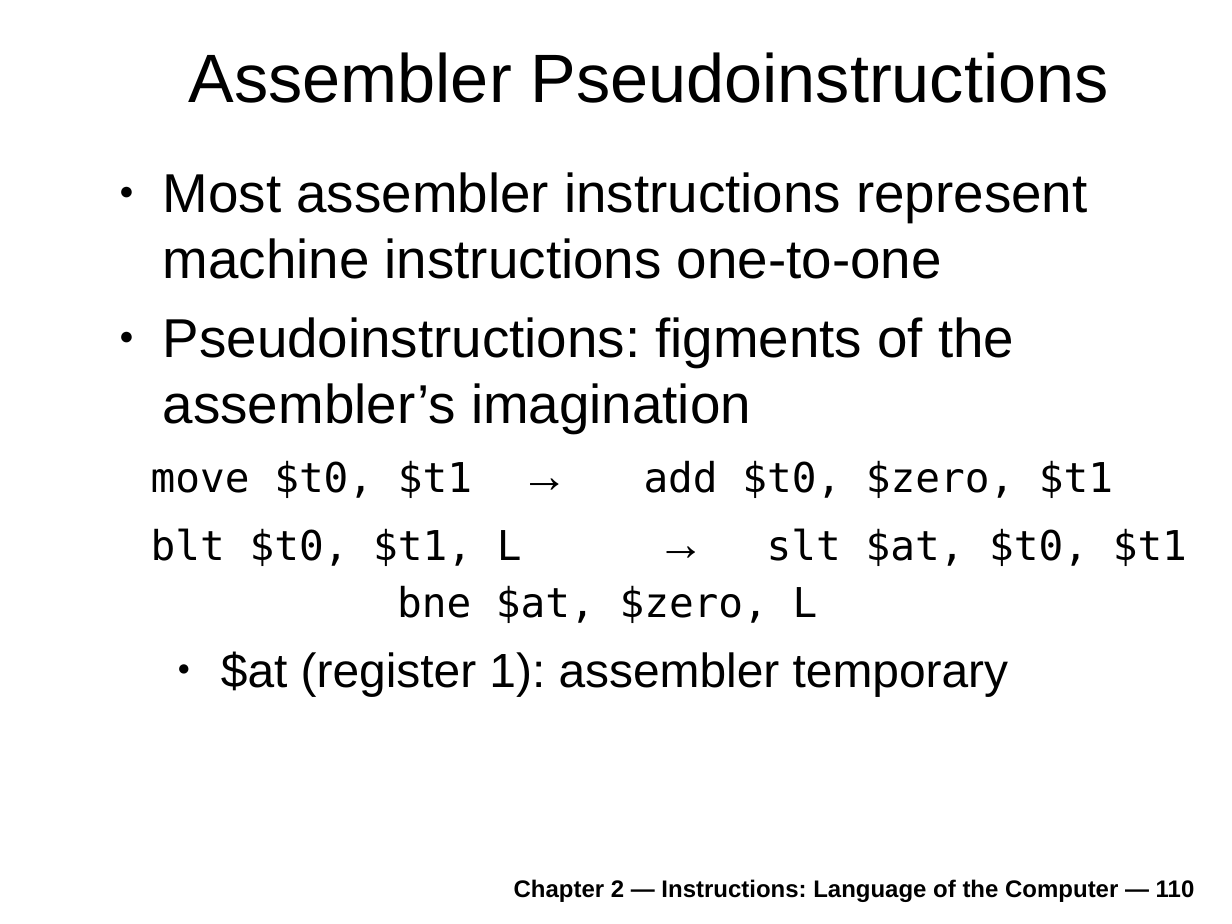
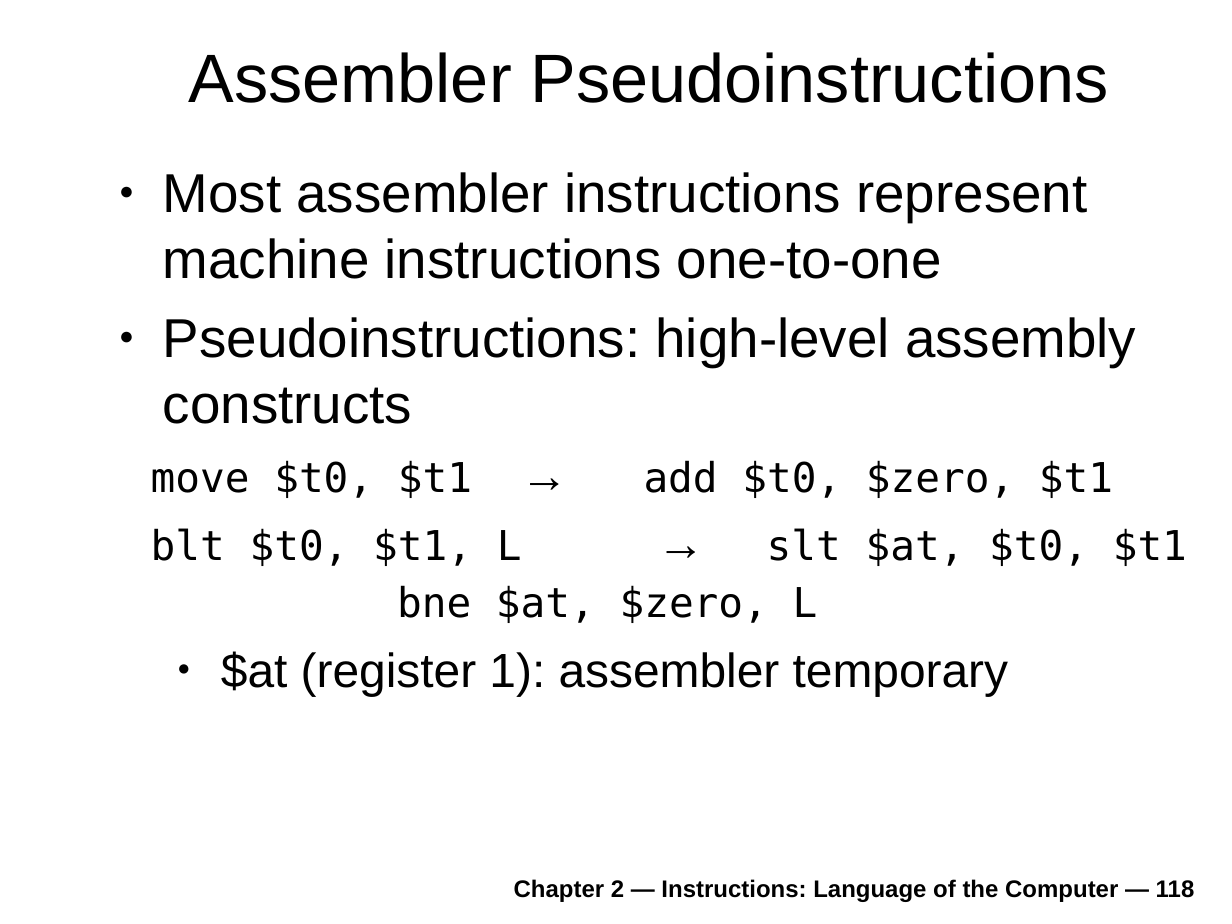
Before and after one commit to antonburtsev/cs3810, a slide deck: slide 118 of lectures/lecture04-mips/lecture-04-mips.odp (slide 110 before the commit). Drawn at 1232x924 pixels with LibreOffice and Linux fonts; fonts in the diff are those of the drawing. Boxes give left, top, right and bottom in pixels: in the first picture for what was removed or moved away, otherwise in the second. Text is boxed around its words. In the diff, an @@ line names an element or a change of style, - is before the commit and + after.

```diff
--- a/lectures/lecture04-mips/lecture-04-mips.odp
+++ b/lectures/lecture04-mips/lecture-04-mips.odp
@@ text at (163, 317, 1136, 424): text changed @@
-● Pseudoinstructions: figments of the assembler’s imagination
+● Pseudoinstructions: high-level assembly constructs
@@ text at (514, 879, 1195, 902): text changed @@
-Chapter 2 — Instructions: Language of the Computer — 110
+Chapter 2 — Instructions: Language of the Computer — 118
```
Also in this commit, not shown: 23 slides added, 3 slides removed, 1 other file.
